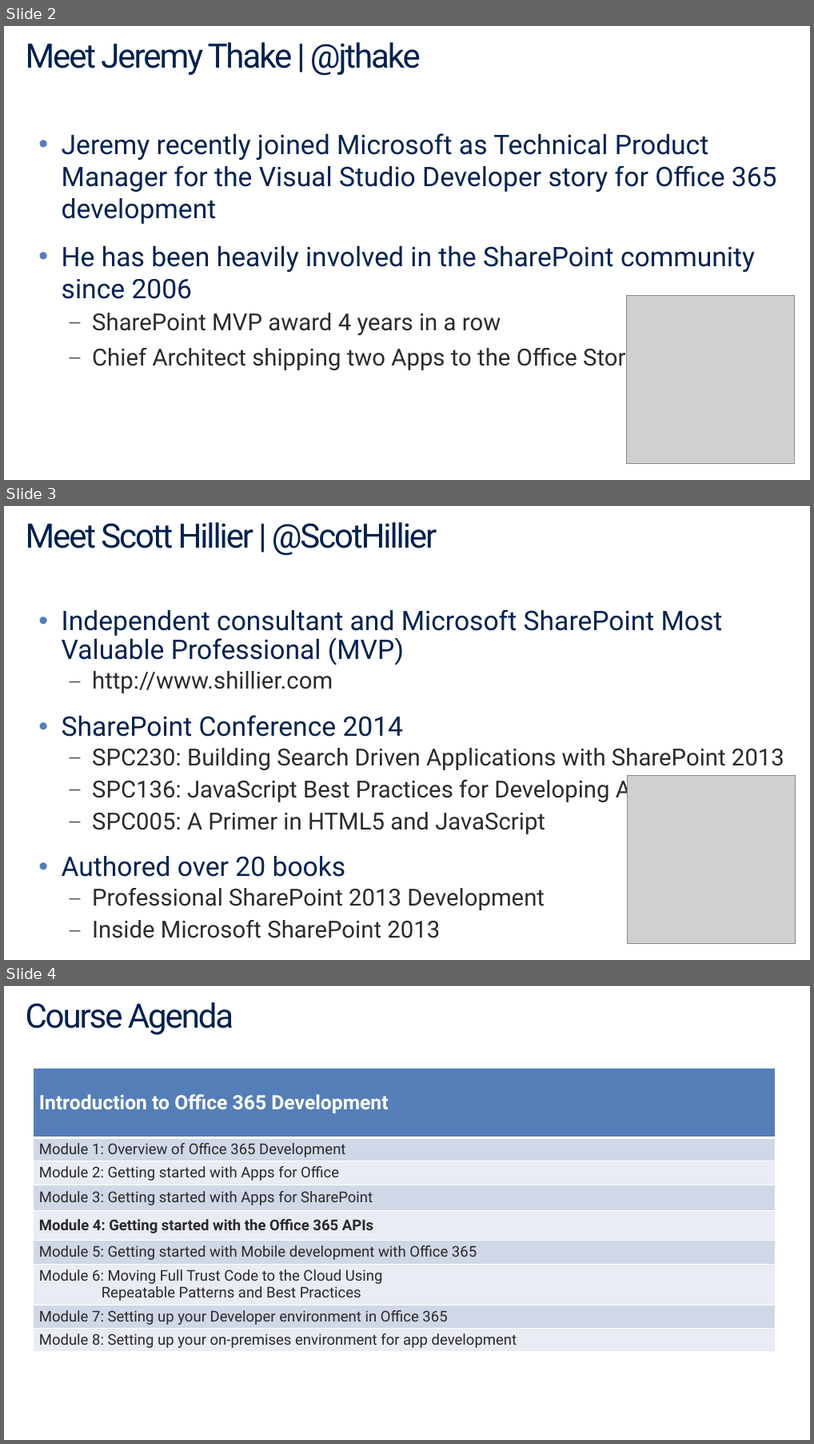
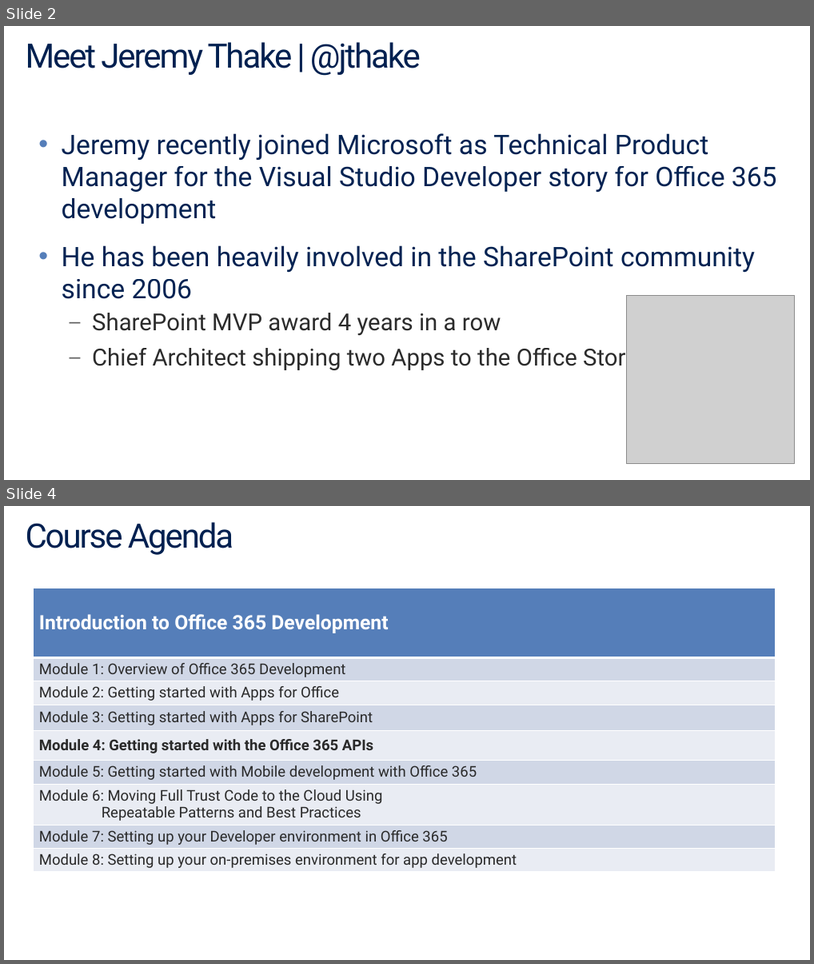
Before and after one commit to OfficeDev/TrainingContent, a slide deck: O3651-4 Getting started with Office 365 APIs/O3651-4 Office 365 Development Office 365 API.pptx. Shown one above the other, each under a label of ours: slides 2, 3 and 4 before the commit, slides 2 and 4 after it; the slides between them are not shown. The pictures are 814x1444 and 814x964 pixels, drawn with LibreOffice and Linux fonts; fonts in the diff are those of the drawing; grey boxes stand for pictures. Boxes give left, top, right and bottom in pixels: in the first picture for what was removed or moved away, otherwise in the second. Text is boxed around its words. In the diff, an @@ line names an element or a change of style, - is before the commit and + after.

```diff
--- a/O3651-4 Getting started with Office 365 APIs/O3651-4 Office 365 Development Office 365 API.pptx
+++ b/O3651-4 Getting started with Office 365 APIs/O3651-4 Office 365 Development Office 365 API.pptx
@@ slide 3 removed at (4, 506, 810, 960), background #FFFFFF @@
@@ title removed at (26, 522, 437, 556) @@
-Meet Scott Hillier | @ScotHillier
@@ text removed at (62, 610, 785, 938) @@
-• Independent consultant and Microsoft SharePoint Most Valuable Professional (MVP)
-  – http://www.shillier.com
-• SharePoint Conference 2014
-  – SPC230: Building Search Driven Applications with SharePoint 2013
-  – SPC136: JavaScript Best Practices for Developing Apps
-  – SPC005: A Primer in HTML5 and JavaScript
-• Authored over 20 books
-  – Professional SharePoint 2013 Development
-  – Inside Microsoft SharePoint 2013
@@ picture removed at (628, 775, 796, 944) @@
```
Also in this commit, not shown: 6 slides changed, 1 slide added, 1 other slide removed, 1 other file.
